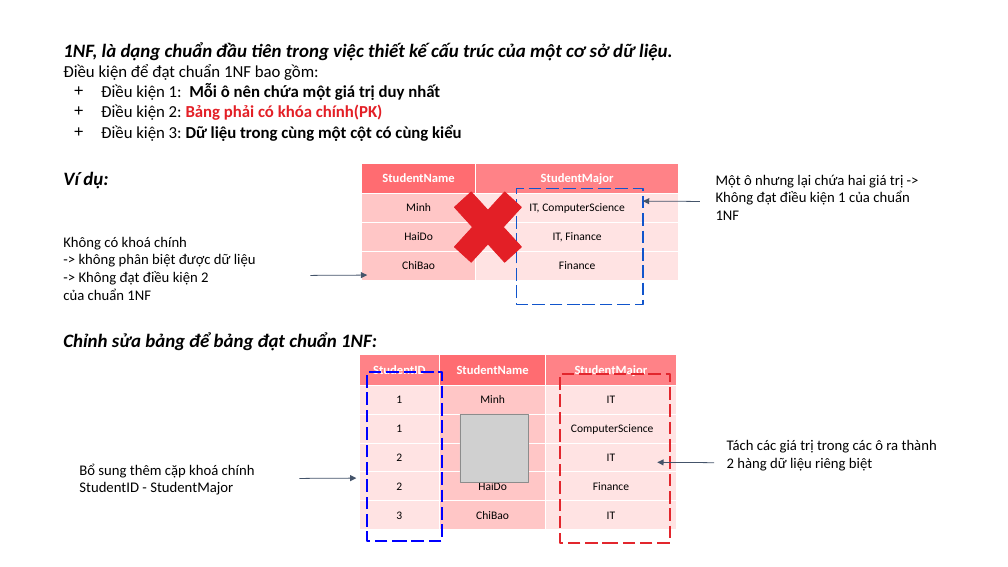
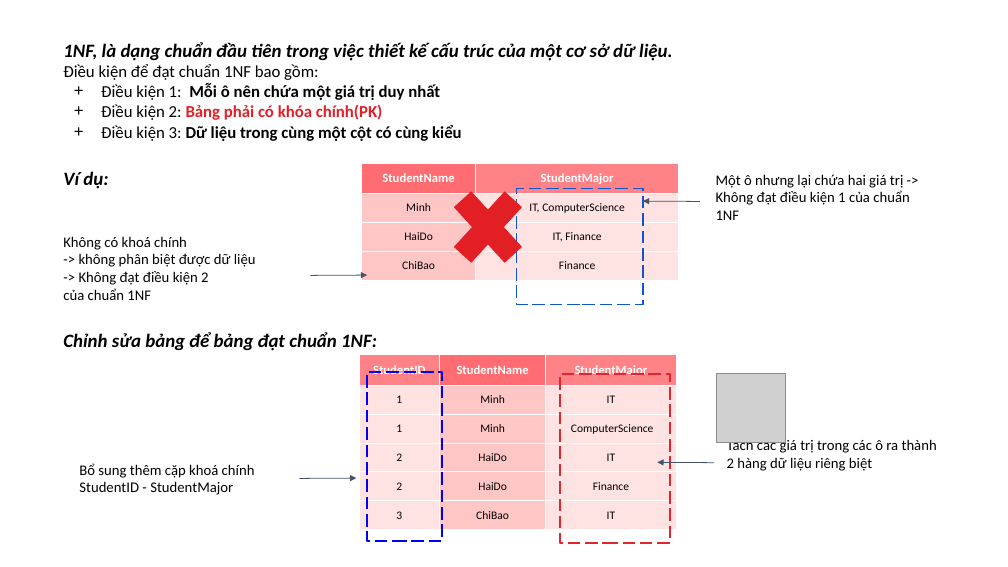
Before and after one commit to daominhthuan42/mindx-data-analytics-bootcamp, a slide deck: slide 12 of 02-data-analyst/Lesson 12 - Database & AWS/[DA _ Lesson 12] Teacher Ver.pptx. Drawn at 1008x567 pixels with LibreOffice and Linux fonts; fonts in the diff are those of the drawing; grey boxes stand for pictures; background and template pictures are left out. Boxes give left, top, right and bottom in pixels: in the first picture for what was removed or moved away, otherwise in the second. Text is boxed around its words. In the diff, an @@ line names an element or a change of style, - is before the commit and + after.

```diff
--- a/02-data-analyst/Lesson 12 - Database & AWS/[DA _ Lesson 12] Teacher Ver.pptx
+++ b/02-data-analyst/Lesson 12 - Database & AWS/[DA _ Lesson 12] Teacher Ver.pptx
@@ table: place and size @@
-table at (359,355,676,567)
+table at (359,355,676,530)
@@ picture: place and size @@
-picture at (460,414,529,483)
+picture at (717,374,786,442)
```
Also in this commit, not shown: 3 other slides changed, 2 other files.
